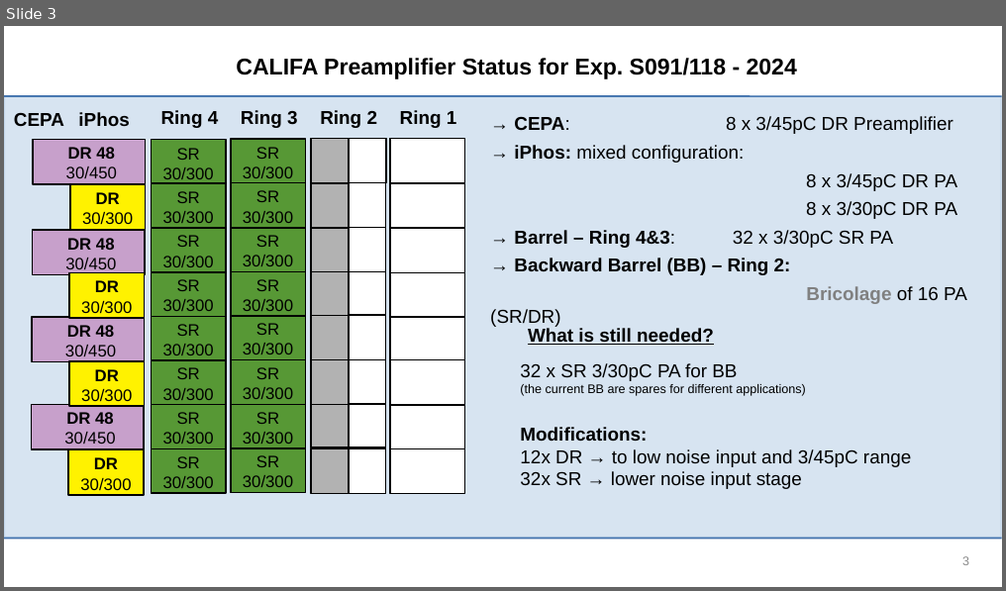
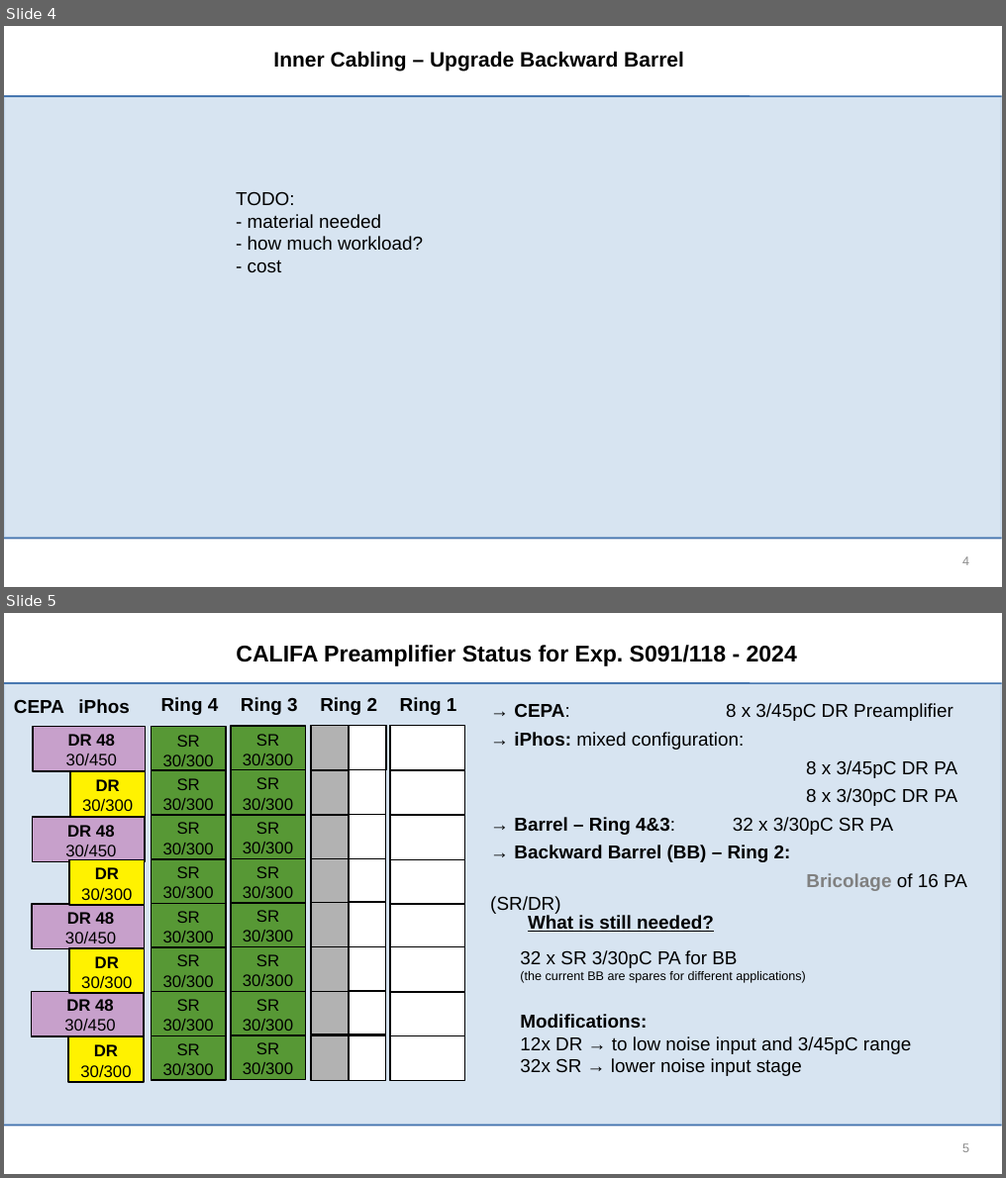
Before and after one commit to jenegger/r3bweek_24_paris, a slide deck: wg_califa_meeting_18_10_2024.odp. Shown one above the other, each under a label of ours: slide 3 before the commit, slides 4 and 5 after it. The pictures are 1006x591 and 1006x1178 pixels, drawn with LibreOffice and Linux fonts; fonts in the diff are those of the drawing; background and template pictures are left out. Boxes give left, top, right and bottom in pixels: in the first picture for what was removed or moved away, otherwise in the second. Text is boxed around its words. In the diff, an @@ line names an element or a change of style, - is before the commit and + after.

Commit message:
started with inner cabling...

```diff
--- a/wg_califa_meeting_18_10_2024.odp
+++ b/wg_califa_meeting_18_10_2024.odp
@@ slide 4 added at (4, 26, 1002, 587), background #FFFFFF; not listed: 3 template elements that a slide beside it also shows @@
@@ text added at (273, 51, 684, 71), 20 pt, text #000000, bold @@
+Inner Cabling – Upgrade Backward Barrel
@@ text added at (236, 191, 423, 273), 18 pt, text #000000 @@
+TODO:
+- material needed
+- how much workload?
+- cost
@@ page number added at (962, 557, 969, 566), 12 pt, text #8B8B8B @@
+4
@@ what was slide 3 is now slide 5 @@
@@ page number at (962, 1144, 969, 1153): text changed @@
-3
+5
```
Also in this commit, not shown: 2 slides changed, 3 other slides added, 1 slide removed, 5 other files.
